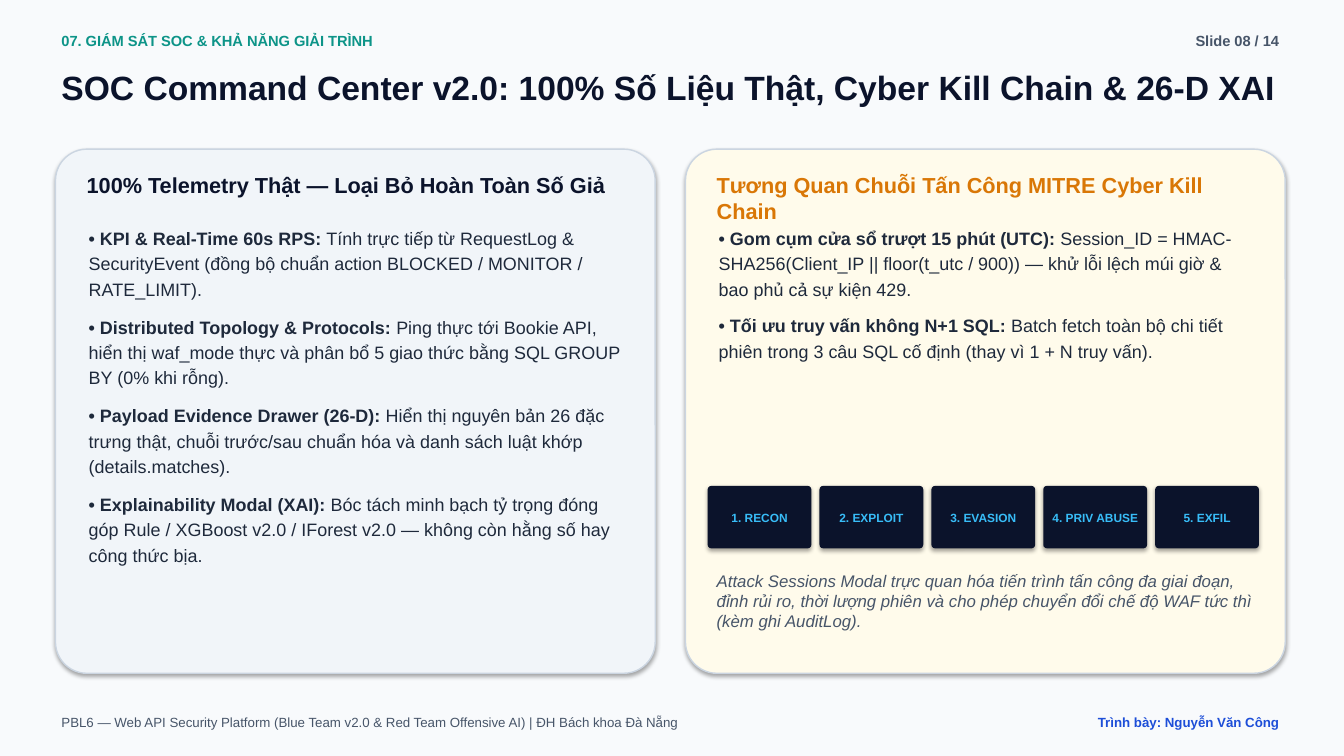
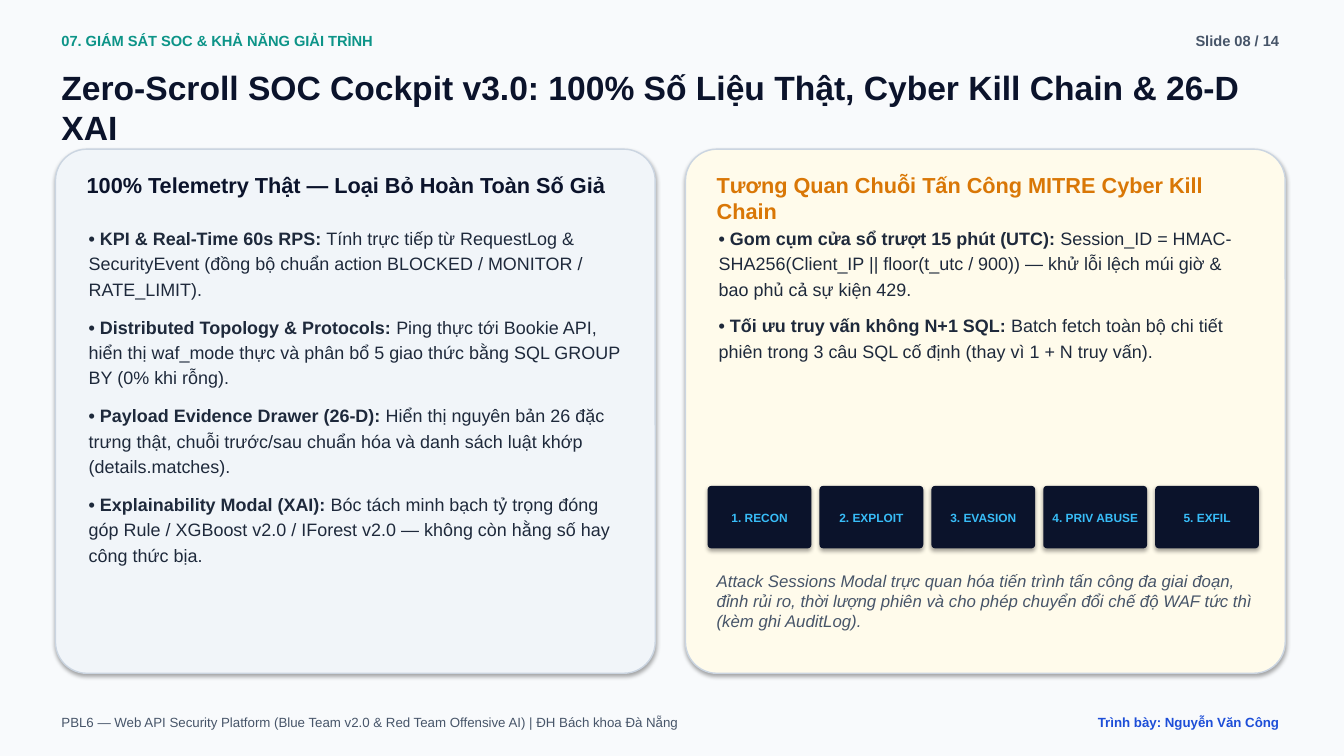
Before and after one commit to vcongggggg/pbl6, a slide deck: slide 8 of docs/reports/PBL6_Academic_Defense_Slides.pptx. Drawn at 1344x756 pixels with LibreOffice and Linux fonts; fonts in the diff are those of the drawing. Boxes give left, top, right and bottom in pixels: in the first picture for what was removed or moved away, otherwise in the second. Text is boxed around its words. In the diff, an @@ line names an element or a change of style, - is before the commit and + after.

```diff
--- a/docs/reports/PBL6_Academic_Defense_Slides.pptx
+++ b/docs/reports/PBL6_Academic_Defense_Slides.pptx
@@ text at [61, 74, 1239, 140]: text changed @@
-SOC Command Center v2.0: 100% Số Liệu Thật, Cyber Kill Chain & 26-D XAI
+Zero-Scroll SOC Cockpit v3.0: 100% Số Liệu Thật, Cyber Kill Chain & 26-D XAI
```
Also in this commit, not shown: 5 other slides changed, 11 other files.
